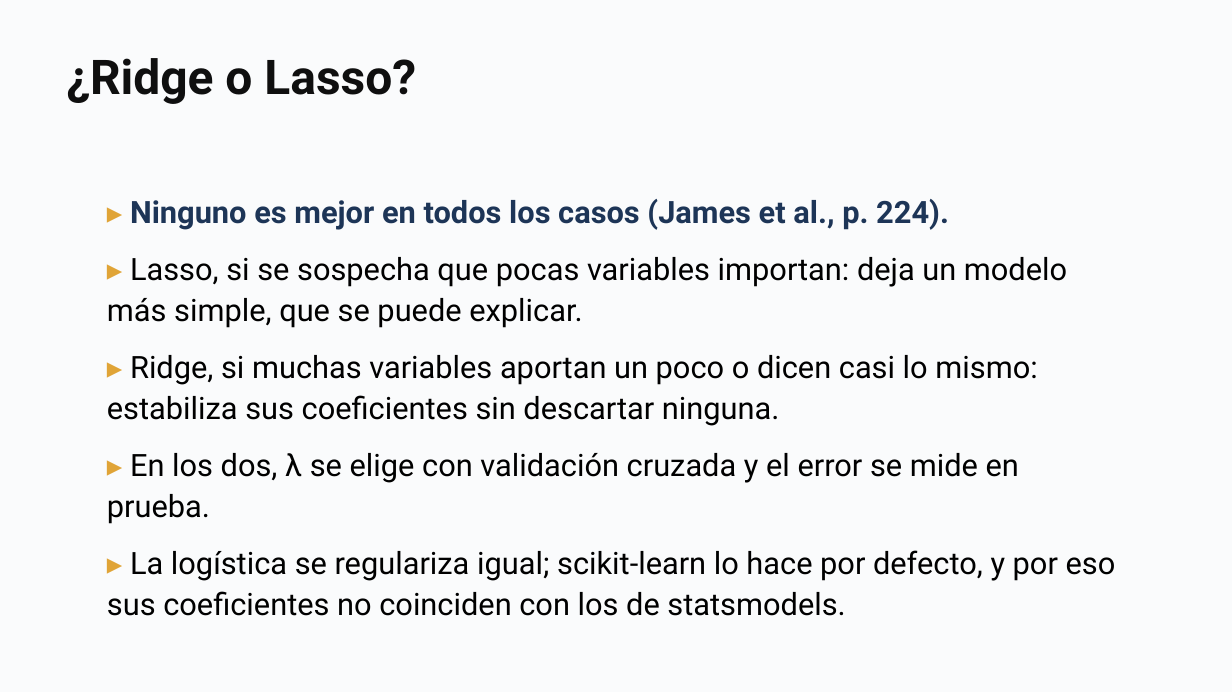
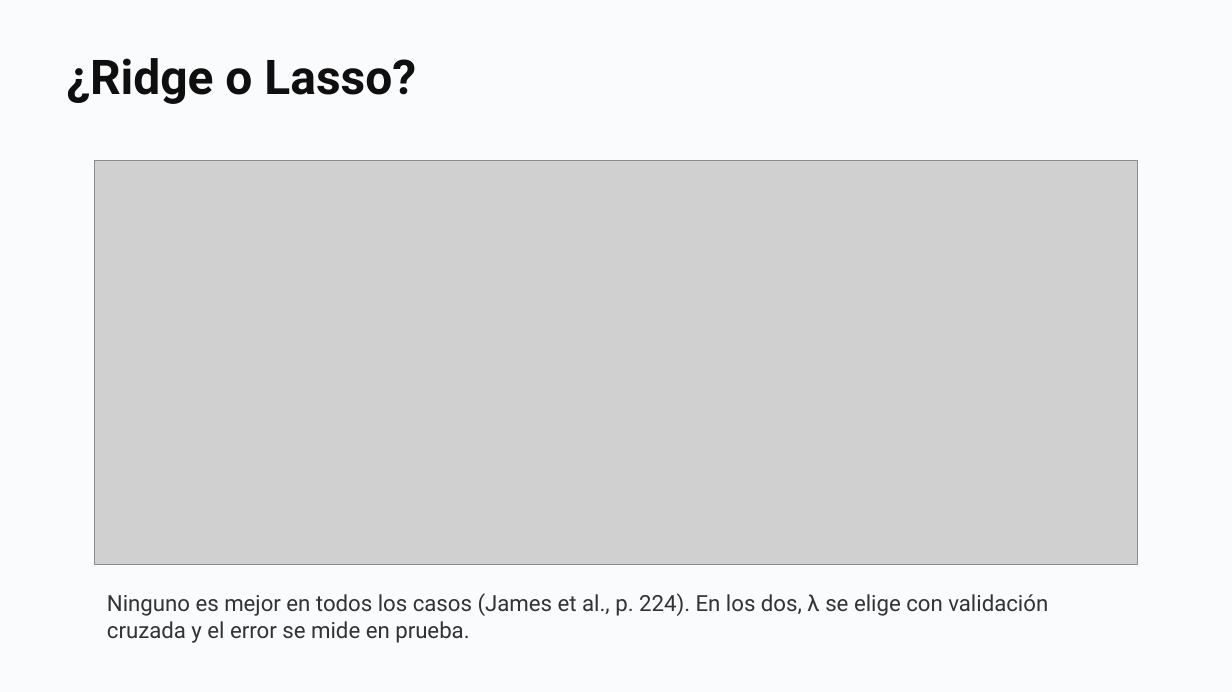
Before and after one commit to daniopitz/diplomado-cdd, a slide deck: slide 54 of presentaciones/clase07_evaluar_regularizar.pptx (slide 39 before the commit). Drawn at 1232x692 pixels with LibreOffice and Linux fonts; fonts in the diff are those of the drawing; grey boxes stand for pictures. Boxes give left, top, right and bottom in pixels: in the first picture for what was removed or moved away, otherwise in the second. Text is boxed around its words. In the diff, an @@ line names an element or a change of style, - is before the commit and + after.

```diff
--- a/presentaciones/clase07_evaluar_regularizar.pptx
+++ b/presentaciones/clase07_evaluar_regularizar.pptx
@@ picture added at (94, 160, 1137, 564) @@
@@ text removed at (107, 199, 1116, 616) @@
-▸ Ninguno es mejor en todos los casos (James et al., p. 224).
-▸ Lasso, si se sospecha que pocas variables importan: deja un modelo más simple, que se puede explicar.
-▸ Ridge, si muchas variables aportan un poco o dicen casi lo mismo: estabiliza sus coeficientes sin descartar ninguna.
-▸ En los dos, λ se elige con validación cruzada y el error se mide en prueba.
-▸ La logística se regulariza igual; scikit-learn lo hace por defecto, y por eso sus coeficientes no coinciden con los de statsmodels.
@@ text added at (107, 593, 1048, 643), 13 pt, text #333333 @@
+Ninguno es mejor en todos los casos (James et al., p. 224). En los dos, λ se elige con validación cruzada y el error se mide en prueba.
```
Also in this commit, not shown: 14 other slides changed, 16 slides added, 1 slide removed, 2 other files.
